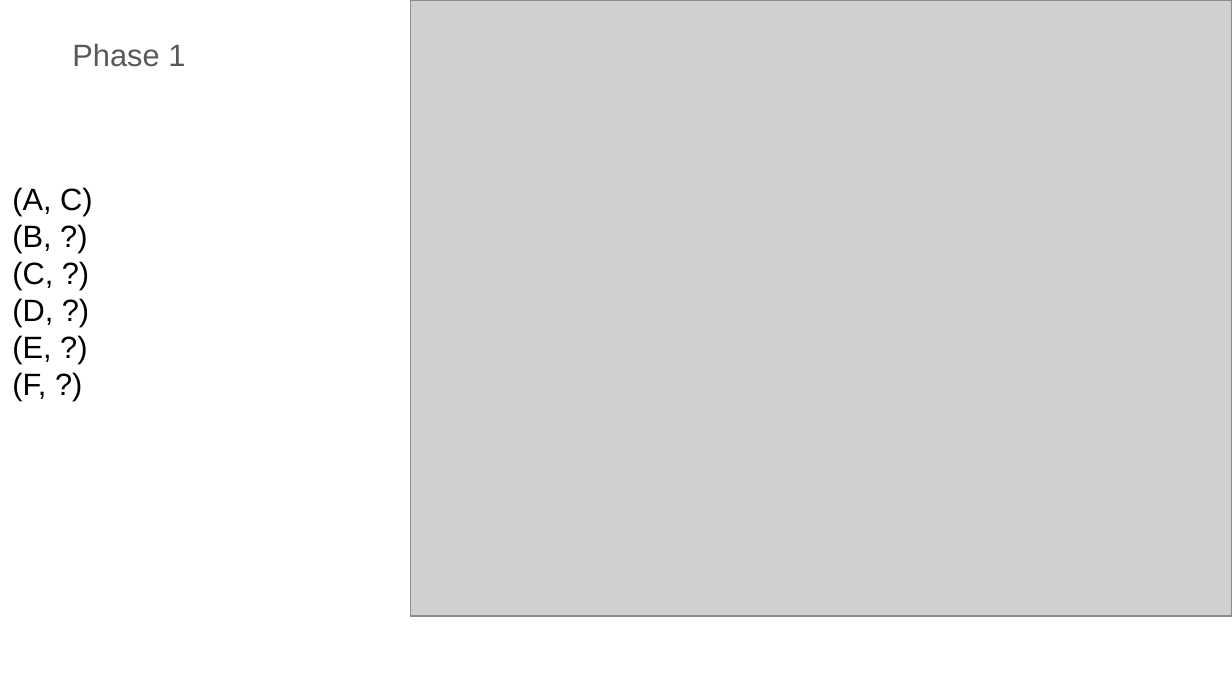
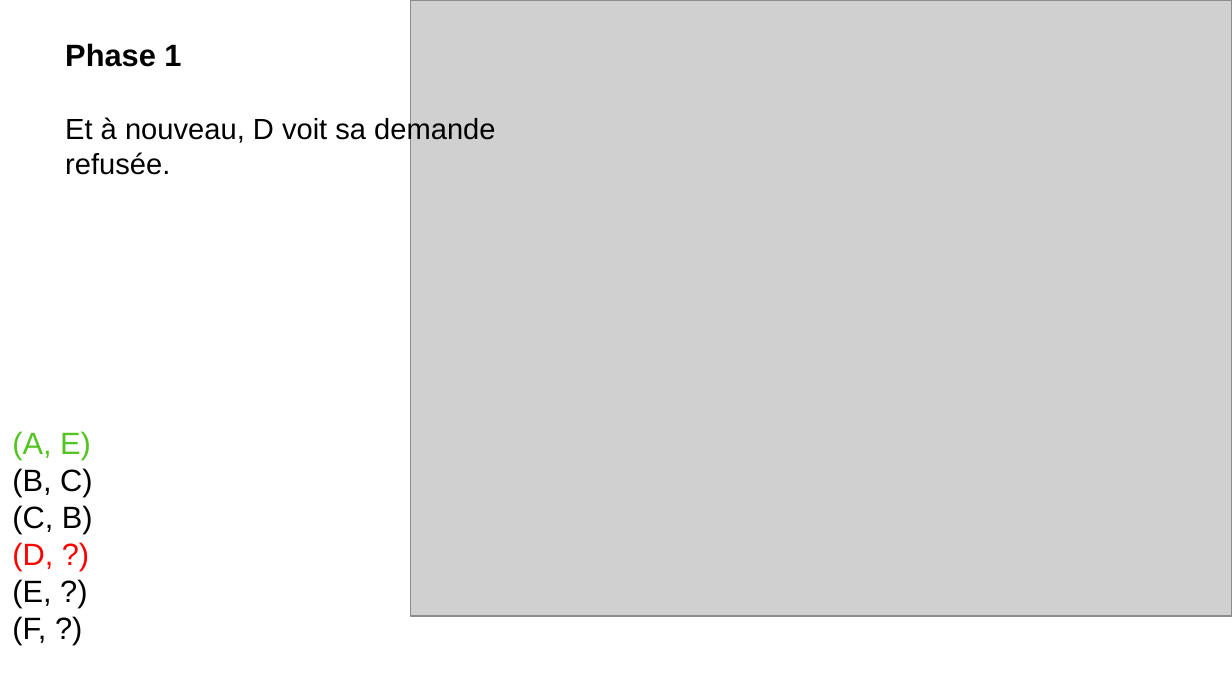
Before and after one commit to karimizerx/stable.roommates.problem, a slide deck: slide 27 of annexe.pptx (slide 15 before the commit). Drawn at 1232x693 pixels with LibreOffice and Linux fonts; fonts in the diff are those of the drawing; grey boxes stand for pictures. Boxes give left, top, right and bottom in pixels: in the first picture for what was removed or moved away, otherwise in the second. Text is boxed around its words. In the diff, an @@ line names an element or a change of style, - is before the commit and + after.

```diff
--- a/annexe.pptx
+++ b/annexe.pptx
@@ text added at [65,43,495,175], 17 pt, text #000000 @@
+Phase 1
+Et à nouveau, D voit sa demande refusée.
@@ text removed at [72,43,185,67] @@
-Phase 1
@@ text "(A, E)": place and size @@
-text "(A, E)" at [12,187,92,400]
+text "(A, E)" at [12,431,93,645]
@@ text at [12,431,93,534]: text changed @@
-(A, C)
-(B, ?)
-(C, ?)
+(A, E)
+(B, C)
+(C, B)
@@ text at [12,542,53,571]: text colour #000000 to #FF0000 in "(D, ?)" @@
```
Also in this commit, not shown: 40 other slides changed, 8 slides added, 5 slides removed, 1 other file.
